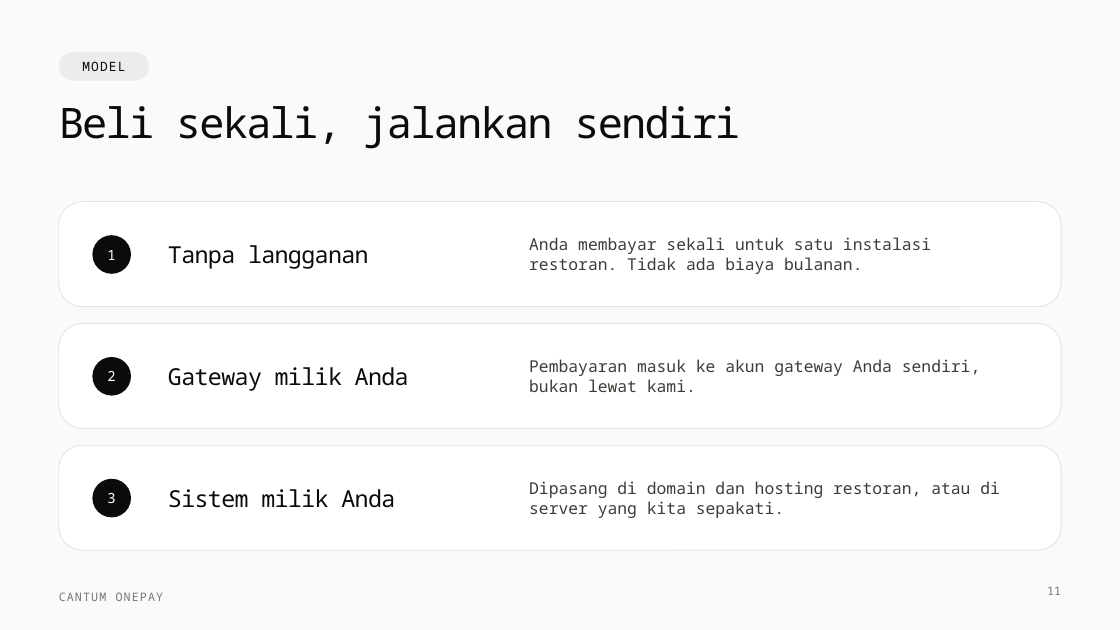
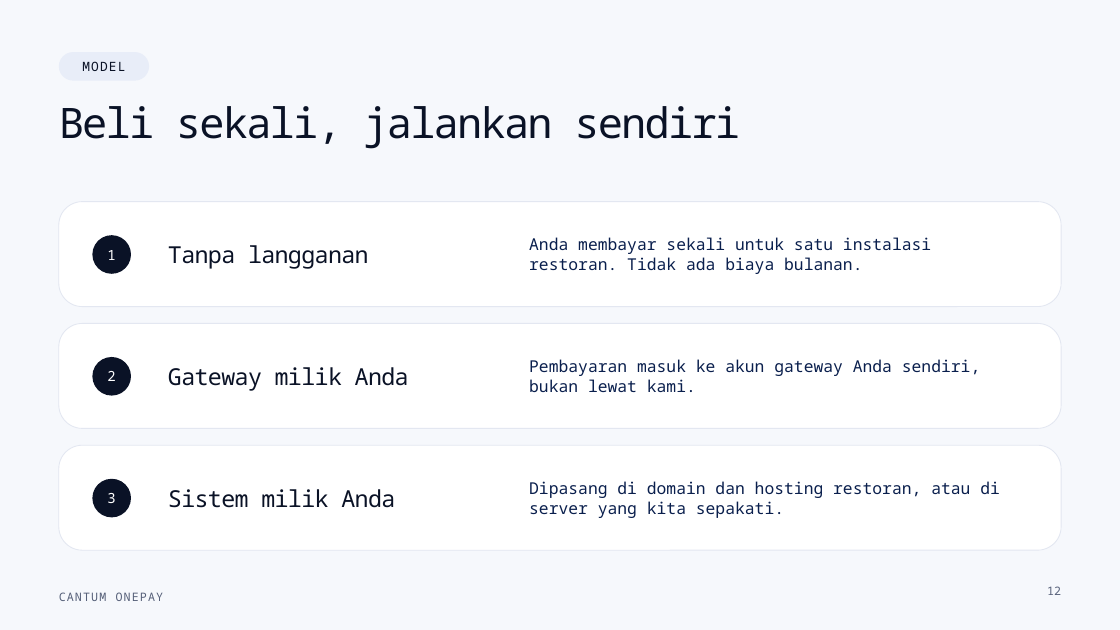
Before and after one commit to Azzril-Ziqrie/cantum, a slide deck: slide 12 of CantumOnePay/penawaran-cantum-onepay.pptx (slide 11 before the commit). Drawn at 1120x630 pixels with LibreOffice and Linux fonts; fonts in the diff are those of the drawing. Boxes give left, top, right and bottom in pixels: in the first picture for what was removed or moved away, otherwise in the second. Text is boxed around its words. In the diff, an @@ line names an element or a change of style, - is before the commit and + after.

```diff
--- a/CantumOnePay/penawaran-cantum-onepay.pptx
+++ b/CantumOnePay/penawaran-cantum-onepay.pptx
@@ background #FAFAFA to #F6F8FC @@
@@ rounded rectangle at [59, 52, 149, 81]: fill #ECECEC to #E8EDF8 @@
@@ outline #E3E3E3 0.75 pt to #E3E7F1 0.75 pt in 3 elements at [59, 202, 1061, 307], [59, 323, 1061, 429], [59, 445, 1061, 550] @@
@@ text colour #0B0B0B to #0A1226 in 5 elements at [82, 61, 125, 71], [59, 106, 740, 149], [168, 245, 369, 269], [168, 367, 409, 391], [168, 489, 395, 508] @@
@@ text colour #3D3C38 to #0A1F4D in 3 elements at [529, 237, 931, 274], [529, 359, 980, 392], [529, 481, 1000, 518] @@
@@ fill #0B0B0B to #0A1226 in 3 elements at [92, 235, 131, 274], [92, 357, 131, 396], [92, 479, 131, 518] @@
@@ text "CANTUM ONEPAY" at [59, 592, 164, 601]: text colour #77777A to #566079 @@
@@ page number at [1047, 586, 1061, 595]: text changed; text colour #77777A to #566079 @@
-11
+12
```
Also in this commit, not shown: 14 other slides changed, 1 slide added, 6 other files.
